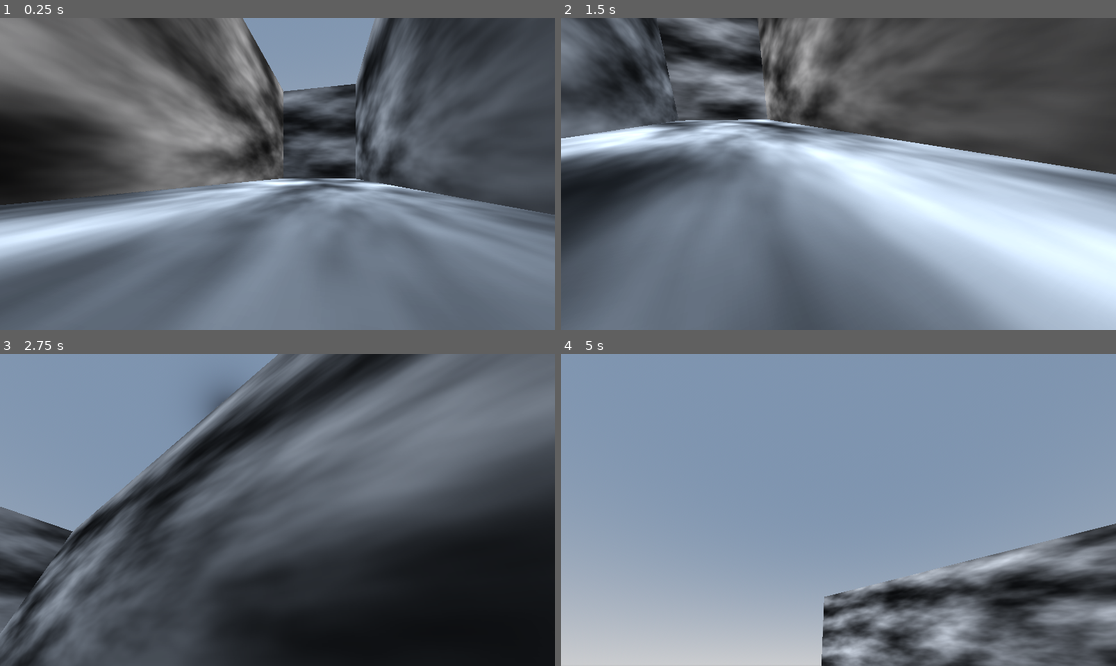
Above: before the commit, frames 1-4 (two rows, left to right).
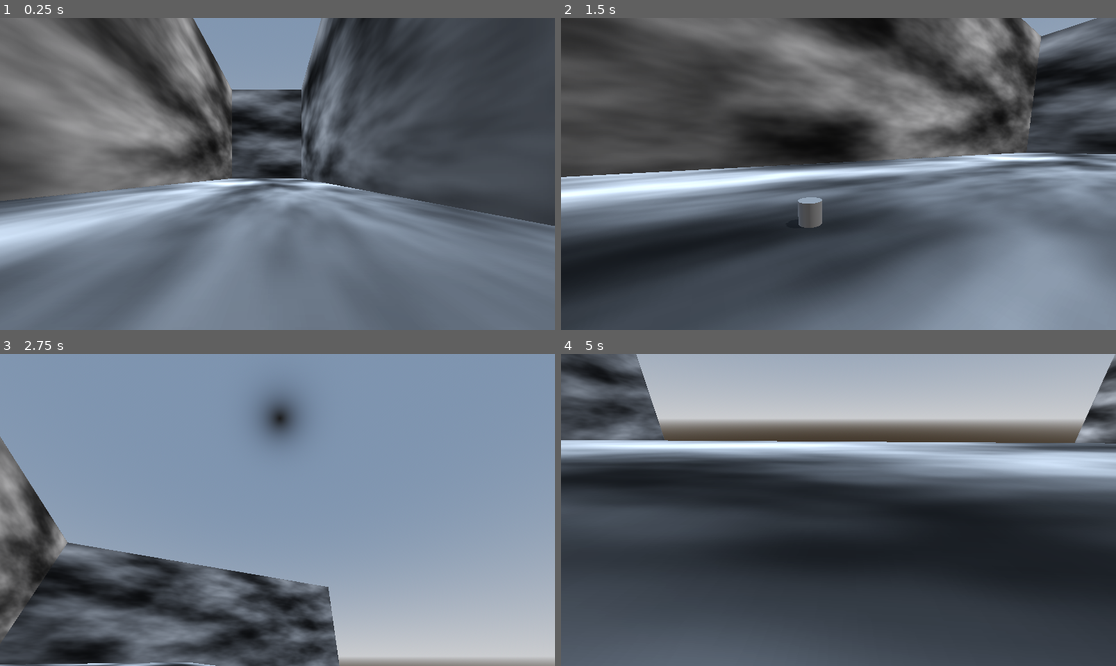
Above: after the commit, the same moments.

Repository: HyperGameDev/trouble-in-the-water
Game: Godot game, scene res://Scenes/main.tscn
Same seed, same stepped clock (60 frames per second), same inputs: the game is played once before the commit and once after it.
Inputs (mouse positions are in pixels of both pictures, inside the frame that each line leads up to):
- Up to frame 1 (0.25 s): no input
- Up to frame 2 (1.5 s): tap Enter at 0.5 s; move the mouse to (960, 158) at 0.52 s; hold D (Right) 0.53-1.28 s; tap E (Action) at 0.6, 1.35 s; tap Space (Jump) at 0.77 s; move the mouse to (727, 189) at 1.27 s; hold S (Backward) from 1.28 s (still down)
- Up to frame 3 (2.75 s): tap Space (Jump) at 1.52 s; move the mouse to (333, 441) at 2.02 s; release S (Backward) at 2.03 s; hold D (Right) from 2.03 s (still down); tap E (Action) at 2.1 s
- Up to frame 4 (5 s): move the mouse to (810, 572) at 2.77 s; release D (Right) at 2.78 s; hold W (Forward) 2.78-3.53 s; tap E (Action) at 2.85, 3.6, 4.35 s; tap Space (Jump) at 3.02, 3.77, 4.52 s; move the mouse to (1005, 556) at 3.52 s; hold A (Left) from 3.53 s (still down); tap P (Pause, bound only after the commit) at 4.15 s; move the mouse to (672, 463) at 4.27 s

The runs differ from the first frame. In frame 1, 41% of the frame differs, in the area x 0-100%, y 0-100%; in frame 2, 74%; in frame 3, 75%; in frame 4, 92%.

Commit message:
1st person controller good. pause.

Diff:
--- a/Scenes/character_body_3d.gd
+++ b/Scenes/character_body_3d.gd
@@ -1,17 +1,33 @@
-extends CharacterBody3D
+class_name Player extends CharacterBody3D
+
+static var ref: CharacterBody3D
 
 @onready var camera: Camera3D = %Camera3D
 
 const SPEED: float = 15.
 const JUMP_VELOCITY: float = 4.5
 
-const ROTATE_FACTOR: float = 500.
-const ROTATE_SPEED: float = 300.
+const ROTATE_FACTOR: float = 50.
+const ROTATE_SPEED: float = 1.
 const ROTATE_CLAMP: float = 1.5
 const ROTATE_VERTICAL_CLAMP: float = .65
 
+var is_fishing: bool = false
+
+var can_fish: bool = false
+var current_node: Area3D = null
+
+func _init() -> void:
+	ref = self
+
+func _input(_event: InputEvent) -> void:
+	if can_fish and Input.is_action_just_pressed("Action"):
+		if not current_node == null:
+			is_fishing = true
+			current_node.fishing_state(true)
+
 func _physics_process(delta: float) -> void:
-	_handle_rotation()
+	#_handle_rotation()
 	# Add the gravity.
 	if not is_on_floor():
 		velocity += get_gravity() * delta
@@ -31,16 +47,12 @@
 
 	move_and_slide()
 
+func rotate_player(mouse_pos:Vector2) -> void:
+	var vertical_rotation_deg: float = deg_to_rad(-mouse_pos.y * ROTATE_SPEED/4.)
+	var horizontal_rotation_deg: float = deg_to_rad(-mouse_pos.x * ROTATE_SPEED/4.)
 
-func _handle_rotation() -> void:
-	var vertical_rotation_raw: float = deg_to_rad(-MouseCanvas.mouse_offset.y * ROTATE_SPEED)
-	var horizontal_rotation_raw: float = deg_to_rad(-MouseCanvas.mouse_relative.x/ROTATE_FACTOR * ROTATE_SPEED)
+	var horiz_rotation: float = global_rotation.y + horizontal_rotation_deg
+	global_rotation.y = lerp(global_rotation.y,horiz_rotation,1.)
 
-	var horizontal_rotation: float = horizontal_rotation_raw
-	var vertical_rotation: float = vertical_rotation_raw
-
-	global_rotation.y = horizontal_rotation #Horizontal rotation
-	camera.global_rotation.x = clamp(vertical_rotation, -ROTATE_VERTICAL_CLAMP,ROTATE_VERTICAL_CLAMP)
-	#camera.global_rotation.x = vertical_rotation
-
-	#print(vertical_rotation)
+	var vert_rotation: float = camera.global_rotation.x + vertical_rotation_deg
+	camera.global_rotation.x = lerp(camera.global_rotation.x,vert_rotation,1.)
--- a/Scenes/main.tscn
+++ b/Scenes/main.tscn
@@ -1,7 +1,8 @@
-[gd_scene load_steps=16 format=3 uid="uid://57e1m1qmfecs"]
+[gd_scene load_steps=21 format=3 uid="uid://57e1m1qmfecs"]
 
 [ext_resource type="Script" uid="uid://cgqobh3qfv48e" path="res://Scenes/character_body_3d.gd" id="1_jjgbg"]
-[ext_resource type="Script" uid="uid://bqs80hd40bifp" path="res://fisihing_node.gd" id="2_bo1nx"]
+[ext_resource type="Script" uid="uid://bqs80hd40bifp" path="res://Scripts/fishing_node.gd" id="2_bo1nx"]
+[ext_resource type="Script" uid="uid://b5a04w3d7lowb" path="res://Scripts/fishing_ui.gd" id="3_8gbba"]
 
 [sub_resource type="ProceduralSkyMaterial" id="ProceduralSkyMaterial_7u77a"]
 sky_horizon_color = Color(0.662243, 0.671743, 0.686743, 1)
@@ -40,6 +41,42 @@
 [sub_resource type="SphereShape3D" id="SphereShape3D_bo1nx"]
 radius = 2.524
 
+[sub_resource type="StyleBoxFlat" id="StyleBoxFlat_bo1nx"]
+content_margin_bottom = 64.0
+bg_color = Color(0, 0, 0, 1)
+border_width_left = 5
+border_width_top = 5
+border_width_right = 5
+border_width_bottom = 5
+
+[sub_resource type="StyleBoxFlat" id="StyleBoxFlat_8gbba"]
+bg_color = Color(0.6, 0.27, 0.15, 1)
+border_width_left = 5
+border_width_top = 5
+border_width_bottom = 5
+
+[sub_resource type="StyleBoxFlat" id="StyleBoxFlat_jjvhh"]
+bg_color = Color(0.6, 0.6, 0.6, 0)
+border_width_left = 10
+border_width_top = 10
+border_width_right = 10
+border_width_bottom = 10
+border_color = Color(0.320833, 0.77, 0, 1)
+expand_margin_top = 10.0
+expand_margin_bottom = 10.0
+
+[sub_resource type="StyleBoxFlat" id="StyleBoxFlat_kry3j"]
+bg_color = Color(0.6, 0.6, 0.6, 0)
+border_width_left = 10
+border_width_top = 10
+border_width_right = 10
+border_width_bottom = 10
+border_color = Color(0.320833, 0.77, 0, 1)
+expand_margin_top = 10.0
+expand_margin_bottom = 10.0
+shadow_color = Color(0.005, 0.3, 0, 0.6)
+shadow_size = 25
+
 [node name="Node3D" type="Node3D"]
 
 [node name="WorldEnvironment" type="WorldEnvironment" parent="."]
@@ -115,6 +152,7 @@
 [node name="Label_Fish" type="Label3D" parent="Fisihing_node"]
 unique_name_in_owner = true
 transform = Transform3D(1, 0, 0, 0, 1, 0, 0, 0, 1, 0, 1.4968, 0)
+visible = false
 billboard = 2
 no_depth_test = true
 render_priority = 120
@@ -122,3 +160,51 @@
 text = "FISH (E)"
 font_size = 142
 outline_size = 9
+
+[node name="CanvasLayer" type="CanvasLayer" parent="."]
+
+[node name="MarginContainer" type="MarginContainer" parent="CanvasLayer"]
+anchors_preset = 15
+anchor_right = 1.0
+anchor_bottom = 1.0
+grow_horizontal = 2
+grow_vertical = 2
+
+[node name="fishing_ui" type="MarginContainer" parent="CanvasLayer/MarginContainer"]
+unique_name_in_owner = true
+layout_mode = 2
+script = ExtResource("3_8gbba")
+
+[node name="MarginContainer" type="MarginContainer" parent="CanvasLayer/MarginContainer/fishing_ui"]
+layout_mode = 2
+theme_override_constants/margin_left = 300
+theme_override_constants/margin_top = 430
+theme_override_constants/margin_right = 300
+
+[node name="ProgressBar" type="ProgressBar" parent="CanvasLayer/MarginContainer/fishing_ui/MarginContainer"]
+unique_name_in_owner = true
+visible = false
+layout_mode = 2
+theme_override_styles/background = SubResource("StyleBoxFlat_bo1nx")
+theme_override_styles/fill = SubResource("StyleBoxFlat_8gbba")
+value = 28.51
+show_percentage = false
+
+[node name="MarginContainer" type="MarginContainer" parent="CanvasLayer/MarginContainer/fishing_ui/MarginContainer/ProgressBar"]
+layout_mode = 1
+anchors_preset = 15
+anchor_right = 1.0
+anchor_bottom = 1.0
+grow_horizontal = 2
+grow_vertical = 2
+theme_override_constants/margin_left = 150
+theme_override_constants/margin_right = 150
+
+[node name="Panel" type="Panel" parent="CanvasLayer/MarginContainer/fishing_ui/MarginContainer/ProgressBar/MarginContainer"]
+layout_mode = 2
+theme_override_styles/panel = SubResource("StyleBoxFlat_jjvhh")
+
+[node name="Panel2" type="Panel" parent="CanvasLayer/MarginContainer/fishing_ui/MarginContainer/ProgressBar/MarginContainer"]
+z_index = -10
+layout_mode = 2
+theme_override_styles/panel = SubResource("StyleBoxFlat_kry3j")
--- /dev/null
+++ b/Scripts/fishing_node.gd
@@ -0,0 +1,29 @@
+extends Area3D
+
+@onready var label_fish: Label3D = %Label_Fish
+var is_being_fished: bool = false
+
+func _ready() -> void:
+	body_entered.connect(_on_body_entered)
+	body_exited.connect(_on_body_exited)
+
+func fishing_state(active:bool) -> void:
+	is_being_fished = active
+
+	if active:
+		label_visibility(false)
+
+func label_visibility(show_label:bool) -> void:
+	label_fish.visible = show_label
+
+func _on_body_entered(body) -> void:
+	if body is CharacterBody3D and not is_being_fished:
+		body.can_fish = true
+		body.current_node = self
+		label_visibility(true)
+
+func _on_body_exited(body) -> void:
+	if body is CharacterBody3D and not is_being_fished:
+		body.can_fish = false
+		body.current_node = null
+		label_visibility(false)
--- /dev/null
+++ b/Scripts/fishing_ui.gd
@@ -0,0 +1,9 @@
+extends MarginContainer
+
+@onready var progress_bar: ProgressBar = %ProgressBar
+
+const MIN_FISH_OK: float = 28.5
+const MAX_FISH_OK: float = 70.7
+
+func _process(delta: float) -> void:
+	progress_bar.visible = Player.ref.is_fishing
--- /dev/null
+++ b/Scripts/game_states.gd
@@ -0,0 +1,25 @@
+extends Node
+
+var state: states
+enum states {GAMEPLAY,PAUSED}
+
+func _ready() -> void:
+	set_process_mode(Node.PROCESS_MODE_ALWAYS)
+
+func _input(_event: InputEvent) -> void:
+	if Input.is_action_just_pressed("Pause"):
+		match state:
+			states.GAMEPLAY:
+				change_state(states.PAUSED)
+			states.PAUSED:
+				change_state(states.GAMEPLAY)
+
+func change_state(new_state: states) -> void:
+	state = new_state
+	get_tree().paused = state == states.PAUSED
+
+	match state:
+		states.GAMEPLAY:
+			Input.mouse_mode = Input.MOUSE_MODE_CAPTURED
+		states.PAUSED:
+			Input.mouse_mode = Input.MOUSE_MODE_VISIBLE
--- a/Scripts/mouse_canvas.gd
+++ b/Scripts/mouse_canvas.gd
@@ -3,8 +3,9 @@
 @export var sensitivity: float = .1
 @export var max_offset: float = 1.
 
-var mouse_offset: Vector2
-var mouse_relative: Vector2
+var mouse_pos: Vector2
+#var mouse_offset: Vector2
+#var mouse_relative: Vector2
 
 var viewport_center_x: float = 0.
 var viewport_center_y: float = 0.
@@ -18,7 +19,10 @@
 var ignore_mouse: bool = false
 
 func _ready() -> void:
-	set_process_mode(Node.PROCESS_MODE_ALWAYS)
+	#set_process_mode(Node.PROCESawpS_MODE_ALWAYS)
+	get_viewport().set_input_as_handled()
+
+	Input.mouse_mode = Input.MOUSE_MODE_CAPTURED
 	_update_viewport_center()
 	get_viewport().size_changed.connect(_update_viewport_center)
 
@@ -35,33 +39,34 @@
 		if mouse_inside_window:
 			last_known_mouse_pos = event.position
 
+		mouse_pos = event.screen_relative
+		Player.ref.rotate_player(mouse_pos)
+		#print(mouse_pos)
+		#_calculate_mouse(event.screen_relative)
+
 func _update_viewport_center() -> void:
 	var visible_rect: Rect2 = get_viewport().get_visible_rect()
 	viewport_center_x = visible_rect.size.x * .5
 	viewport_center_y = visible_rect.size.y * .5
 
-func _process(_delta: float) -> void:
-	var mouse_pos: Vector2
-	mouse_pos = last_known_mouse_pos
-	mouse_pos = get_viewport().get_mouse_position()
-
-	var visible_rect: Rect2 = get_viewport().get_visible_rect()
-	var relative_x: float = mouse_pos.x - visible_rect.position.x
-	var relative_y: float = mouse_pos.y - visible_rect.position.y
-
-	mouse_relative = Vector2(relative_x,relative_y)
-
-	var mouse_offset_x: float = (relative_x - viewport_center_x) / viewport_center_x
-	offset_amount_x = lerp(offset_amount_x, mouse_offset_x * max_offset, sensitivity)
-	offset_amount_x = clamp(offset_amount_x, -max_offset, max_offset)
-
-	var mouse_offset_y: float = (relative_y - viewport_center_y) / viewport_center_x
-	offset_amount_y = lerp(offset_amount_y, mouse_offset_y * max_offset, sensitivity)
-	offset_amount_y = clamp(offset_amount_y, -max_offset, max_offset)
-
-	mouse_offset = Vector2(mouse_offset_x,mouse_offset_y)
-
+#func _calculate_mouse(mouse_pos:Vector2) -> void:
+	#mouse_pos = last_known_mouse_pos
+	##mouse_pos = get_viewport().get_mouse_position()
+	#
+	#var visible_rect: Rect2 = get_viewport().get_visible_rect()
+	#var relative_x: float = mouse_pos.x - visible_rect.position.x
+	#var relative_y: float = mouse_pos.y - visible_rect.position.y
+	#
+	#mouse_relative = Vector2(relative_x,relative_y)
+	#
+	#var mouse_offset_x: float = (relative_x - viewport_center_x) / viewport_center_x
+	#offset_amount_x = lerp(offset_amount_x, mouse_offset_x * max_offset, sensitivity)
+	#offset_amount_x = clamp(offset_amount_x, -max_offset, max_offset)
+	#
+	#var mouse_offset_y: float = (relative_y - viewport_center_y) / viewport_center_x
+	#offset_amount_y = lerp(offset_amount_y, mouse_offset_y * max_offset, sensitivity)
+	#offset_amount_y = clamp(offset_amount_y, -max_offset, max_offset)
+	#
+	#mouse_offset = Vector2(mouse_offset_x,mouse_offset_y)
+	#
 	#print("Relative: ",mouse_relative," Offset: ",mouse_offset)
-
-func touch_is_in_region(_touch_pos: Vector2) -> bool:
-	return true  #full region is ok for now
--- a/fisihing_node.gd
+++ /dev/null
@@ -1,19 +0,0 @@
-extends Area3D
-
-@onready var label_fish: Label3D = %Label_Fish
-
-func _ready() -> void:
-	body_entered.connect(_on_body_entered)
-	body_exited.connect(_on_body_exited)
-
-func _on_body_entered(body) -> void:
-	if body is CharacterBody3D:
-		body.can_fish = true
-		body.current_node = self
-		label_fish.visible = true
-
-func _on_body_exited(body) -> void:
-	if body is CharacterBody3D:
-		body.can_fish = false
-		body.current_node = null
-		label_fish.visible = false
--- a/project.godot
+++ b/project.godot
@@ -18,6 +18,7 @@
 [autoload]
 
 MouseCanvas="*res://Scripts/mouse_canvas.gd"
+GameStates="*res://Scripts/game_states.gd"
 
 [input]
 
@@ -55,6 +56,11 @@
 "events": [Object(InputEventKey,"resource_local_to_scene":false,"resource_name":"","device":-1,"window_id":0,"alt_press …(192 unchanged characters)…
 ]
 }
+Pause={
+"deadzone": 0.2,
+"events": [Object(InputEventKey,"resource_local_to_scene":false,"resource_name":"","device":-1,"window_id":0,"alt_pressed":false,"shift_pressed":false,"ctrl_pressed":false,"meta_pressed":false,"pressed":false,"keycode":0,"physical_keycode":80,"key_label":0,"unicode":112,"location":0,"echo":false,"script":null)
+]
+}
 
 [rendering]
 
Renamed: fisihing_node.gd.uid -> Scripts/fishing_node.gd.uid
Not shown, added: Scripts/fishing_ui.gd.uid
Not shown, added: Scripts/game_states.gd.uid
